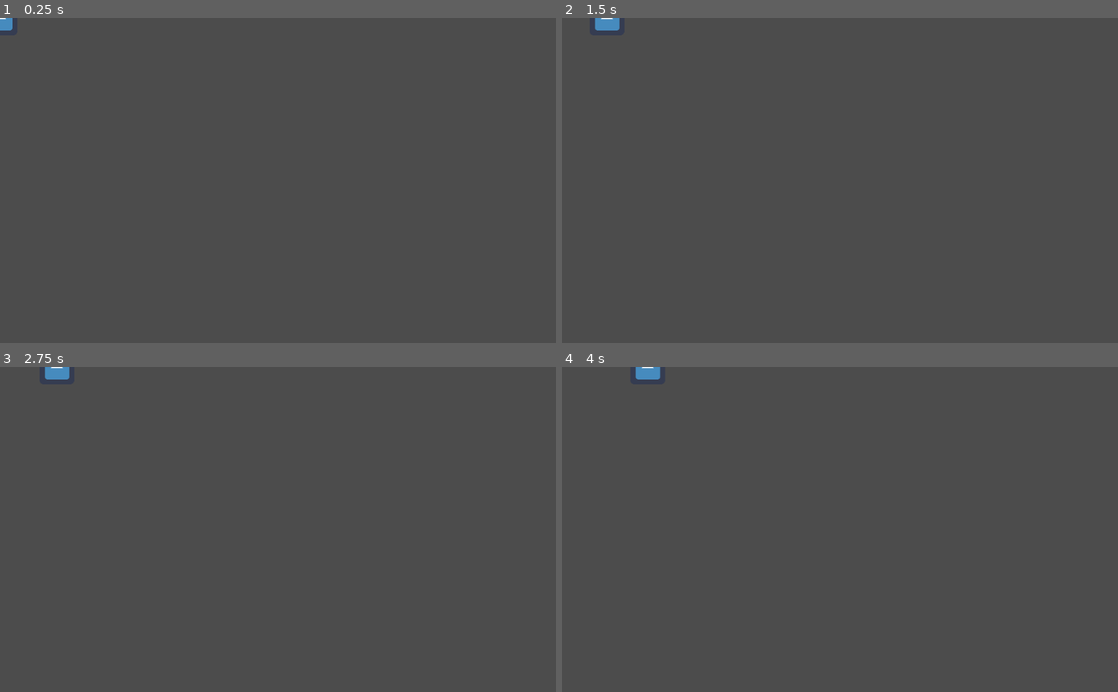
Above: before the commit, frames 1-4 (two rows, left to right).
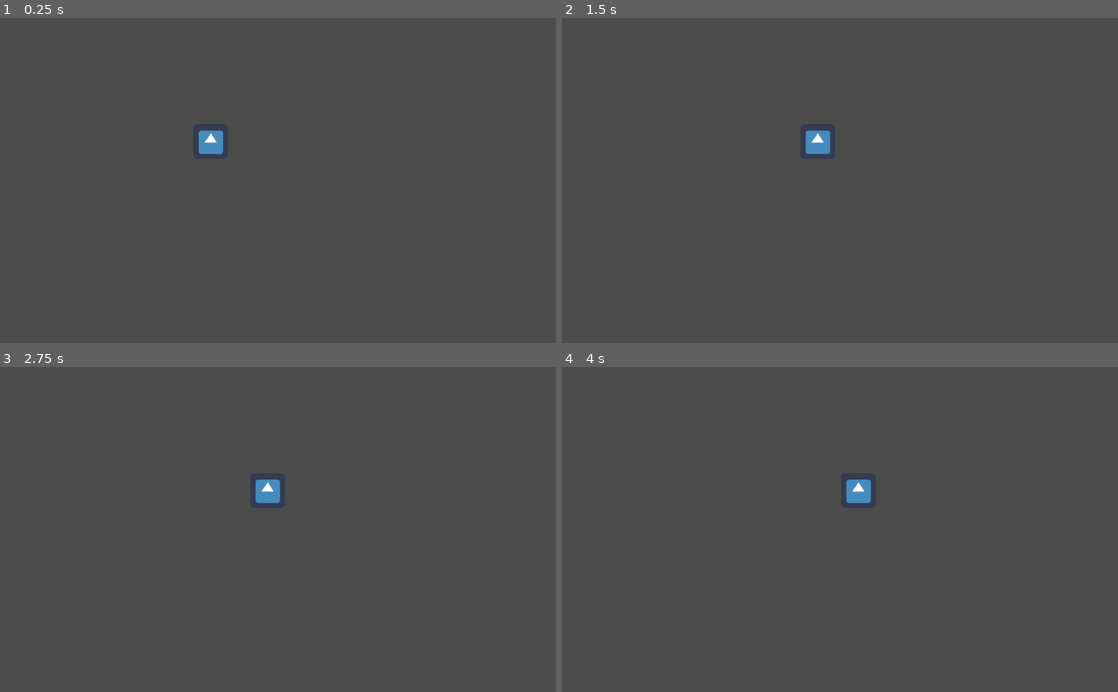
Above: after the commit, the same moments.

Repository: ninguem26/godot-study
Game: Godot game, scene res://scenes/world.tscn
Two runs of this game, one before a commit and one after it. Both use one fixed random seed, a clock stepped at 60 frames per second and the inputs below. Before the commit the project starts from res://scenes/player.tscn. The engine's default icon, where the game draws it, is replaced by a stand-in: a white triangle on a blue panel in a dark square.
Inputs:
- Up to frame 1 (0.25 s): no input
- Up to frame 2 (1.5 s): tap Enter at 0.5 s; hold Right (Right) 0.53-1.28 s; hold A (Left) from 1.28 s (still down)
- Up to frame 3 (2.75 s): release A (Left) at 2.03 s; hold Right (Right) from 2.03 s (still down)
- Up to frame 4 (4 s): release Right (Right) at 3.53 s; hold A (Left) from 3.53 s (still down)

The runs differ from the first frame. In frame 1, 0.4% of the frame differs, in the area x 0-41%, y 0-42%; in frame 2, 0.5%; in frame 3, 0.5%, in the area x 8-51%, y 0-42%; in frame 4, 0.5%.

Commit message:
change: alterações na máquina de estados

Diff:
--- a/State Machine/project.godot
+++ b/State Machine/project.godot
@@ -8,10 +8,20 @@
 
 config_version=4
 
+_global_script_classes=[ {
+"base": "Node",
+"class": "BaseState",
+"language": "GDScript",
+"path": "res://scripts/base_state.gd"
+} ]
+_global_script_class_icons={
+"BaseState": ""
+}
+
 [application]
 
 config/name="State Machine"
-run/main_scene="res://scenes/player.tscn"
+run/main_scene="res://scenes/world.tscn"
 config/icon="res://icon.png"
 
 [input]
--- a/State Machine/scenes/state_machine.tscn
+++ b/State Machine/scenes/state_machine.tscn
@@ -1,6 +1,7 @@
-[gd_scene load_steps=2 format=2]
+[gd_scene load_steps=3 format=2]
 
 [ext_resource path="res://scripts/state_machine.gd" type="Script" id=1]
+[ext_resource path="res://scripts/idle_state.gd" type="Script" id=2]
 
 [node name="StateMachine" type="Node"]
 script = ExtResource( 1 )
@@ -12,3 +13,4 @@
 [node name="Dash" type="Node" parent="."]
 
 [node name="Idle" type="Node" parent="."]
+script = ExtResource( 2 )
--- /dev/null
+++ b/State Machine/scenes/world.tscn
@@ -0,0 +1,8 @@
+[gd_scene load_steps=2 format=2]
+
+[ext_resource path="res://scenes/player.tscn" type="PackedScene" id=1]
+
+[node name="World" type="Node"]
+
+[node name="Player" parent="." instance=ExtResource( 1 )]
+position = Vector2( 388, 228 )
--- /dev/null
+++ b/State Machine/scripts/base_state.gd
@@ -0,0 +1,38 @@
+class_name BaseState
+extends Node
+
+var player: Object
+
+func enter() -> void:
+	pass
+
+func exit() -> void:
+	pass
+
+func input(_event: InputEvent) -> BaseState:
+	return null
+
+func process(_delta: float) -> BaseState:
+	return null
+
+func init(new_player: Object) -> void:
+	player = new_player
+
+func physics_process(_delta: float) -> void:
+	move()
+	player.velocity = player.move_and_slide(player.velocity, Vector2.ZERO)
+
+func move() -> void:
+	var input_vector: Vector2 = Vector2.ZERO
+	input_vector.x = input_dir("Right", "Left")
+
+	if input_vector.x != 0:
+		player.velocity.x = lerp(player.velocity.x, player.walk_speed * input_vector.x, player.acceleration)
+	else:
+		player.velocity.x = lerp(player.velocity.x, 0, player.friction)
+
+func input_dir(first_input: String, second_input: String) -> float:
+	var input_1: float = Input.get_action_strength(first_input)
+	var input_2: float = Input.get_action_strength(second_input)
+
+	return input_1 - input_2
--- /dev/null
+++ b/State Machine/scripts/idle_state.gd
@@ -0,0 +1,9 @@
+extends BaseState
+
+export(NodePath) var run_node
+export(NodePath) var walk_node
+export(NodePath) var dash_node
+
+onready var run_state: BaseState = get_node(run_node)
+onready var walk_state: BaseState = get_node(walk_node)
+onready var dash_state: BaseState = get_node(dash_node)
--- a/State Machine/scripts/player.gd
+++ b/State Machine/scripts/player.gd
@@ -1,6 +1,11 @@
 extends KinematicBody2D
 
 onready var state_machine: Object = $StateMachine
+
+var velocity: Vector2
+var acceleration: float = 0.9
+var walk_speed: int = 150
+var friction: float = 0.8
 
 # Called when the node enters the scene tree for the first time.
 func _ready():
